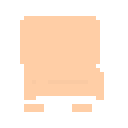
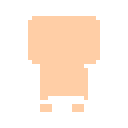
Revision of a layered 128px x 128px image; what changed, layer by layer:
painted on "Layer 1" over left=20, top=16, right=104, bottom=112
